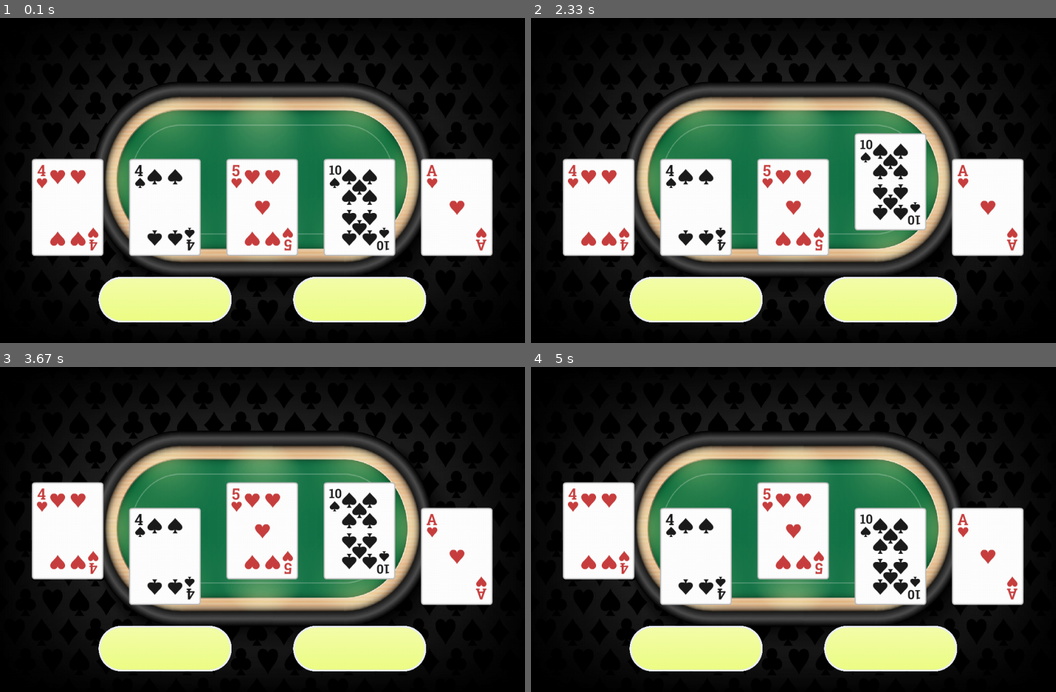
Above: before the commit, frames 1-4 (two rows, left to right).
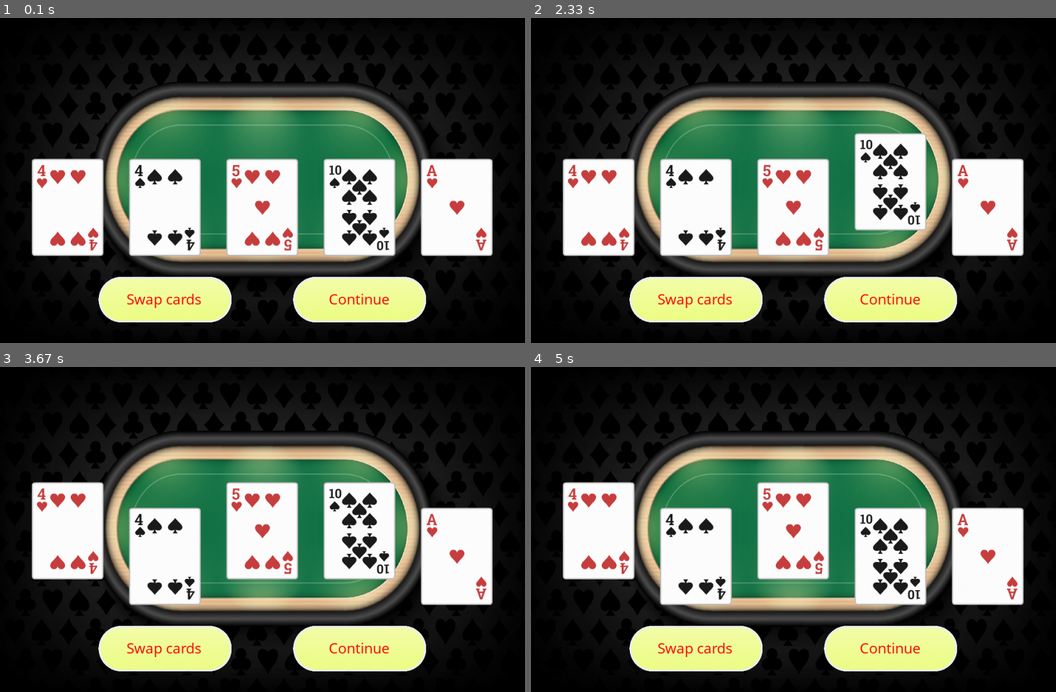
Above: after the commit, the same moments.

Repository: jungleistx/poker_game
Game: pygame game, started from main.py
Two runs of this game, one before a commit and one after it. Both use one fixed random seed, a clock stepped at 60 frames per second and the inputs below.
Inputs (mouse positions are in pixels of both pictures, inside the frame that each line leads up to):
- Up to frame 1 (0.1 s): no input
- Up to frame 2 (2.33 s): click (793, 180) at 0.43 s; click (793, 203) at 0.85 s; click (856, 209) at 1.92 s; move the mouse to (594, 170) at 2.3 s
- Up to frame 3 (3.67 s): click (63, 519) at 2.57 s; move the mouse to (267, 565) at 2.97 s; click (267, 565) at 3.23 s
- Up to frame 4 (5 s): move the mouse to (909, 500) at 4.22 s; click (909, 500) at 4.48 s

The runs differ from the first frame. In frame 1, 0.4% of the frame differs, in the area x 24-75%, y 84-90%; in frame 2, 0.4%; in frame 3, 0.4%; in frame 4, 0.4%.

Commit message:
add draw_text, fix text location inside button

Diff:
--- a/classes.py
+++ b/classes.py
@@ -211,10 +211,13 @@
 	BUTTON_HEIGHT = 130
 	BUTTON_WIDTH = 260
 
-	def __init__(self, text:str, x=0, y=0):
+	def __init__(self, text:str, x:int=0, y:int=0, b_x:int=0, b_y:int=0):
 		self.text = text
 		self.image = Image('img/button/button.png', x, y)
 		self.image.image = pygame.transform.scale(self.image.image, (Button.BUTTON_WIDTH, Button.BUTTON_HEIGHT))
+		self.game_font = pygame.font.SysFont('chalkboard', 30)
+		self.text_x = b_x
+		self.text_y = b_y
 
 	def update_coordinates(self):
 		self.image.set_current_rect()
@@ -222,7 +225,11 @@
 	def draw_button(self, window):
 		self.update_coordinates()
 		window.blit(self.image.image, (self.image.x, self.image.y))
-
+		self.draw_text(window)
+
+	def draw_text(self, window):
+		text = self.game_font.render(self.text, True, (255, 0, 0))
+		window.blit(text, (self.text_x,self.text_y))
 
 
 class GameWindow:
@@ -240,9 +247,8 @@
 		self.setup_buttons()
 
 	def setup_buttons(self):
-		self.game_font = pygame.font.SysFont('Arial', 24)
-		self.swap = Button('Swap cards', 230, 510)
-		self.submit = Button('Continue', 610, 510)
+		self.swap = Button('Swap cards', 230, 510, 285, 555)
+		self.submit = Button('Continue', 610, 510, 680, 555)
 
 	def check_mouseclick_cards(self, game:Game):
 		mouse_pos = pygame.mouse.get_pos()
